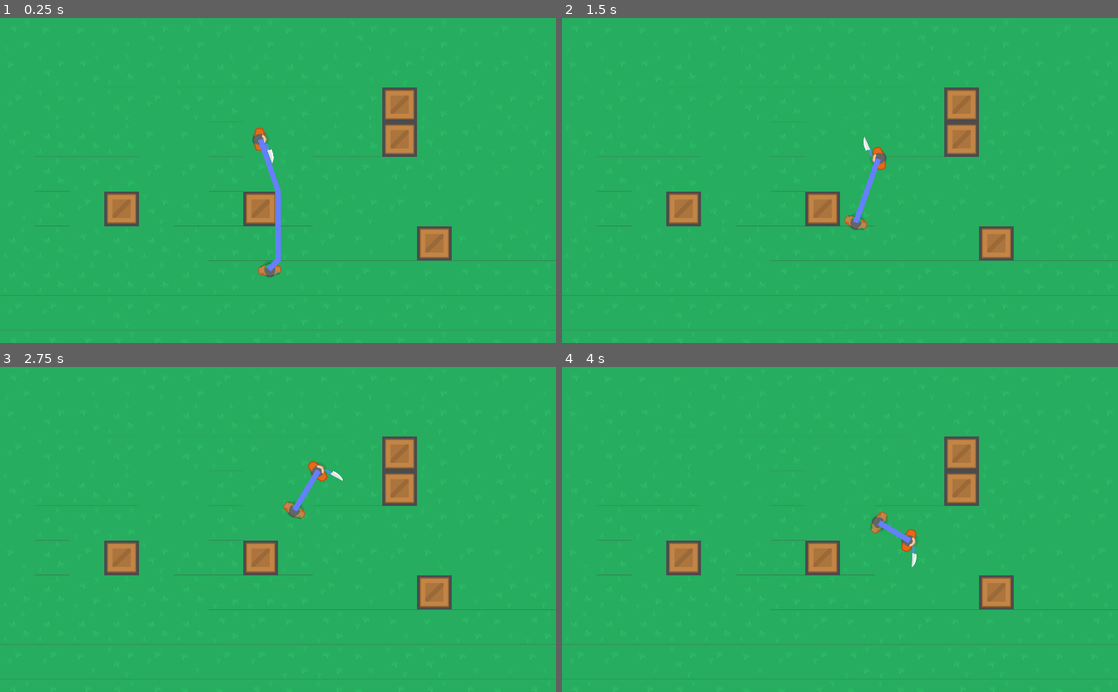
Above: before the commit, frames 1-4 (two rows, left to right).
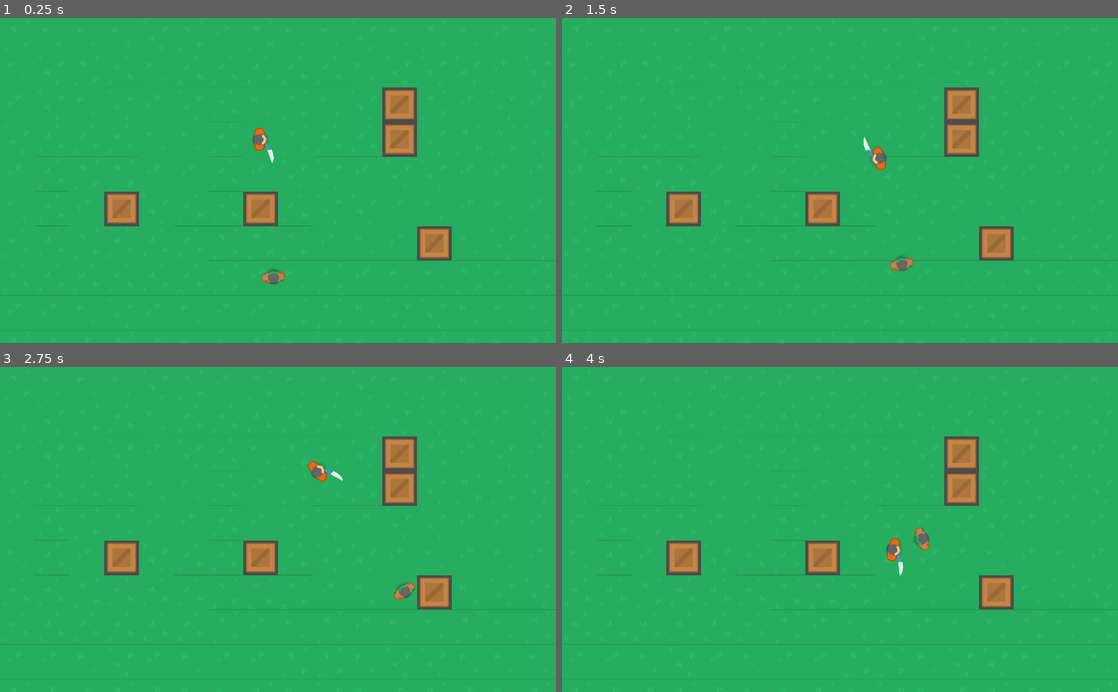
Above: after the commit, the same moments.

Repository: Meelastrid/BitGame
Game: Godot game, scene res://scenes/main.tscn
Two runs of this game, one before a commit and one after it. Both use one fixed random seed, a clock stepped at 60 frames per second and the inputs below.
Inputs (mouse positions are in pixels of both pictures, inside the frame that each line leads up to):
- Up to frame 1 (0.25 s): no input
- Up to frame 2 (1.5 s): tap Enter (ui_accept) at 0.5, 0.77 s; move the mouse to (962, 164) at 0.52 s; press the mouse at (962, 164) at 0.53 s; hold Right (ui_right) from 0.53 s (still down); move the mouse to (728, 196) at 1.27 s; release the mouse at (728, 196) at 1.28 s; right-click (728, 196) at 1.35 s
- Up to frame 3 (2.75 s): tap Enter (ui_accept) at 1.52 s; move the mouse to (333, 458) at 2.02 s; release Right (ui_right) at 2.03 s; press the mouse at (333, 458) at 2.03 s; hold Left (ui_left) from 2.03 s (still down)
- Up to frame 4 (4 s): move the mouse to (812, 594) at 2.77 s; release Left (ui_left) at 2.78 s; release the mouse at (812, 594) at 2.78 s; hold Right (ui_right) from 2.78 s (still down); right-click (812, 594) at 2.85 s; click (812, 594) at 2.92 s; tap Enter (ui_accept) at 3.02, 3.77 s; move the mouse to (1006, 578) at 3.52 s; press the mouse at (1006, 578) at 3.53 s

The runs differ from the first frame. In frame 1, 0.6% of the frame differs, in the area x 46-52%, y 37-83%; in frame 2, 0.5%; in frame 3, 0.4%; in frame 4, 0.7%, in the area x 55-67%, y 44-65%.

Commit message:
wandering zombie

Diff:
--- a/scenes/main.tscn
+++ b/scenes/main.tscn
@@ -214,6 +214,7 @@
 texture = ExtResource( 10 )
 
 [node name="Line2D" type="Line2D" parent="Navigation2D"]
+visible = false
 
 [node name="PlatformClient" type="Node2D" parent="."]
 script = ExtResource( 4 )
--- a/scripts/Zombie.gd
+++ b/scripts/Zombie.gd
@@ -3,22 +3,44 @@
 export (int) var speed : = 100.0
 
 var health = 3
+var wandering = true
+
+onready var nav_2d : Navigation2D = get_node("/root/Main/Navigation2D")
+onready var tilemap : TileMap = get_node("/root/Main/Navigation2D/TileMap")
+onready var player : KinematicBody2D = get_node("/root/Main/Navigation2D/TileMap/Player")
+onready var line_2d : Line2D = get_node("/root/Main/Navigation2D/Line2D")
 
 onready var path : = PoolVector2Array()
-
-onready var nav_2d : Navigation2D = get_node("/root/Main/Navigation2D")
-onready var line_2d : Line2D = get_node("/root/Main/Navigation2D/Line2D")
-onready var player : KinematicBody2D = get_node("/root/Main/Navigation2D/TileMap/Player")
+onready var dest : Vector2 = gen_random_position()
 
 func _ready():
-    pass
+    randomize()
 
 func _physics_process(_delta):
-    generate_path()
+    if wandering:
+        print(dest)
+        if global_position.distance_to(dest) < 32:
+            dest = gen_random_position()
+    else:
+        dest = player.global_position
+    generate_path(dest)
     move_along_path()
 
-func generate_path():
-    var new_path : = nav_2d.get_simple_path(global_position, player.global_position)
+func gen_random_position():
+    var viewport = get_viewport_rect().size
+    var x_range = Vector2(10, viewport.x)
+    var y_range = Vector2(10, viewport.y)
+    var random_x = randi() % int(x_range[1]- x_range[0]) + 1 + x_range[0]
+    var random_y =  randi() % int(y_range[1]-y_range[0]) + 1 + y_range[0]
+    var random_pos = Vector2(random_x, random_y)
+    return random_pos
+
+func wander():
+    if wandering:
+        pass
+
+func generate_path(target):
+    var new_path : = nav_2d.get_simple_path(global_position, target)
     line_2d.points = new_path
     path = new_path
 
